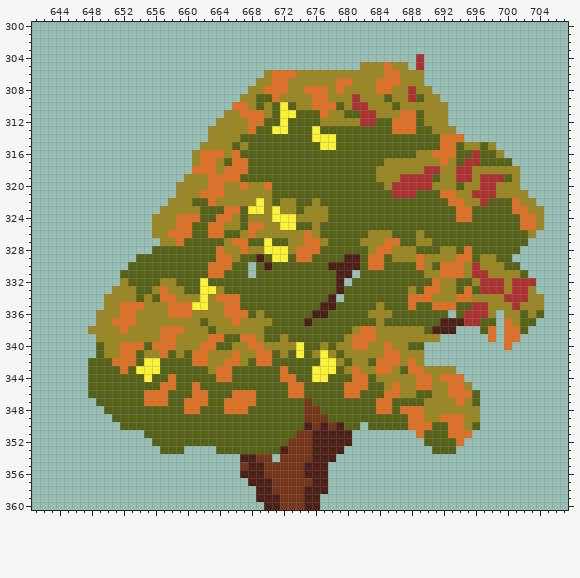
Pixel-art file: assets/spritesheet.aseprite. Above, as it was before the edit.
800x400 pixels, 1 frame. Colours within 5 levels of each other are drawn and written as one. Shown: x 641..707, y 300..360. The commit also changed other parts of the picture, which this record leaves out.
New version:
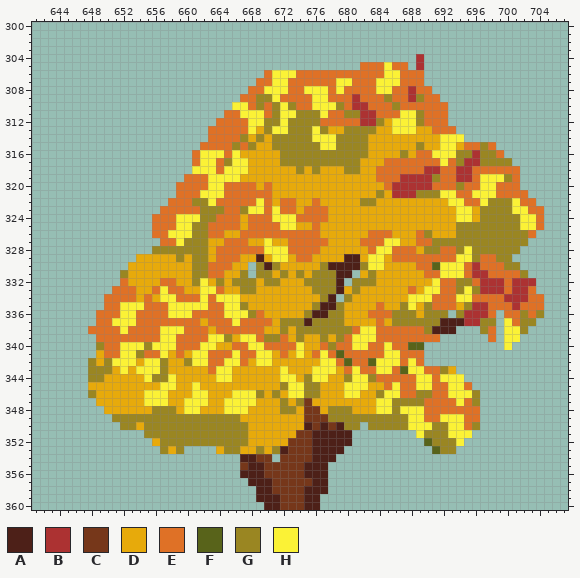
Palette (. is transparent): A #4d2018  B #ac3232  C #76371a  D #e7aa0b  E #df7126  F #58631a  G #9a8622  H #fbf236
Change:
Changed rows in their new state; - is an unchanged pixel.
Layer "Layer 3":
first column x 648:
305 ----------------------------------EEEHEE-----------------
306 ----------------------EHHHEEEEEEEEEEEHHEEE---------------
307 ---------------------EEHHEEEEEEHHEEEHHHEEE---------------
308 --------------------EEHHHEEHHHEHEEEEHHEE-EE--------------
309 -------------------EEGGHEEEEHHEEE-EEEGEE-GEE-------------
310 ------------------HHEGEG-GEEHHHGE--EEEGEEEEEE------------
311 -----------------EEHHHEG--GGGHEEGG--EEEHHGEEE------------
312 ----------------EEEEHHGG-GGGGEEEEE--GDHHHGEEE------------
313 ---------------EEEEEHDG--GGG-GDDGGGGDDHHHDDEEE-----------
314 ---------------EEEEGDGDGGGGG---GGGGDDDDDDDDDHHH----------
315 --------------EEEEGEGDDGGGGGG--GGGGDDDDDDGDDHHDEEGE------
316 -------------EHHHEHDDDDDGGGGGGGGGGGDDDDGDEEHHHGG-GGE-----
317 -------------EHHEGHHDDDDGGGGGGGGGGDDDEEEEEEEHEG--GGGG----
318 -------------HHHEHHHDDDDDDGDGDDDGGDDEEEEEE--EE--EEEEEE---
319 ------------EEEHHHHDDDDDDDDDDDDDDDDDEEE----GEE--EHHHGE---
320 -----------EEEEHHEE-ED-DDDDDDDDDDDDDDE-----EEEGEEHHEEE---
321 -----------EEEHHHEEEEEEDDDDDDDDDDDDDGD---GGGHHEEHHHEEEE--
322 ----------EEEGGHEEEEE-EDEEDDEDDDDDGGDDDDDDDDDHHEEHGGGHEE-
323 ---------EEEEEGGG--G--E-EEDEEEDDDDDDDDDDDDDDDDHHDGGGGHHEE
324 --------EEEHHHGG--EDEEE---EEEEDDDDDDDDDDDDDDDDHHDGGGGGHHE
325 --------EEEHHGG--EED--EE--DDEDDDDDDDDDDDDDDDDDGGGGGGGGHHE
326 --------EEHHHGG--DDE-EEEEEE-EDDDDDDEEEDDDEGDDDGGGGGGGGGE-
327 ---------EEHGGGDDE--DD-DDEE--EDDDDEEEHHDDEEGGGGGGGGGGGG--
328 --------GGGGGGGD-EE-EE---E---DDDDDDEHHEEEDGGEEGHGGGGGG---
329 ------DDDDDGDGGD--EDD-D--D--DDDD--DHHDEEE-EEEEHHGEEGG----
330 -----DDDDDDDDGG---DD-G-GDDDDDG----GHHDDDD-E-HHHE-EEEGG---
331 ----GDDDDDDDDGG--DDG-GGDGDGDGGG---DGDDDDDDEEHHHE--EEEEG--
332 ----EDDDDEEDDG-DGDGGGDGGDDDGGGG--GGGDDDDDDDHEEGGE---E----
333 ---EEEDDEHEEDD--EDDGGDDDDDDDGGG-DGDDDDDDEDHHEEGHG---E--E-
334 --EEEEDEDHHEEE-EHHHDDDDDDDDDDG--GDDDDDDDHHHEEEHHEEEE---EE
335 --EEHHHEEEHHH--EEHHGDDDDDDDDG--GDDDDEDDGHDG---DG--EEE-EEE
336 -EEEHHEEEEHHHEEEEHHHGEDDDDDG--GGDDDEEEGGGDGGG-G---E-EEGEG
337 -EEHHHEEEEEEEEDEEEHEEEEDGGG-GGGGDDDDEDGGGGGG-----GG-HEGG-
338 EEEEHEEEEHHHEEEDEEEEEEDDGDGGGGGGGEHHEEEEEEG------G--HHG--
339 -EEEEEEEEHHEEEEHHGDHHEGGEDGDDGDGEHHHEEEEEEEE--------HH---
340 -GEEHHHGHHHEEEHHDDEEHHEEEE-DDEGEEHHEEHEE------------H----
341 -DEEHHGEEHDEDHHEEEHEEHHDED-DE-E-EEEEEHHEEE---------------
342 GDGHHHD--GDDGHHEEHHEDHHDDDDDD--E-EE-HHHEHE---------------
343 GGGDHD---GDDDDDEHHDDDDDDHDDD---DEHEEHHE-HHEE-D-----------
344 GGDDDDD-GGHDDDDDHHDDDDDDHHDG--DDGHHGEEEEEHHEHHH----------
345 DDDDDDDDDHHDDHDDDDDDDDDDGHHGGDDDHHHDDEHEEHHEEHHE---------
346 GDDDDDDHHHDDDHHDDDHHHGDGDHHGGDDDHHDDGHHEEGGEEHHHG--------
347 -DDDDDDHHHDDHHHDDHHHHDDDGDG-DDDDDDDDHHGGGGEEEEHEG--------
348 --DDDDDDGGGDHHDDDHHHDDDDGGD--DGGGDDDHHGHHHEEEEEEE--------
349 ---GGGGGGGGGGGGGGGGDDDDDDDD---GGGGGGGGGGHHEEHHHEE--------
350 ----GGDGGGGGGGGGGGGGDDDDDDD-----GG-GGGGGHHHGGHHEG--------
351 -------GGGGGGGGGGGGGDDDDDD---------------HGGGHHH---------
352 --------DGGGGGGGGGGGDDDDD------------------GGGH----------
353 ---------GDG----DGGDDGDG--------------------GG-----------
